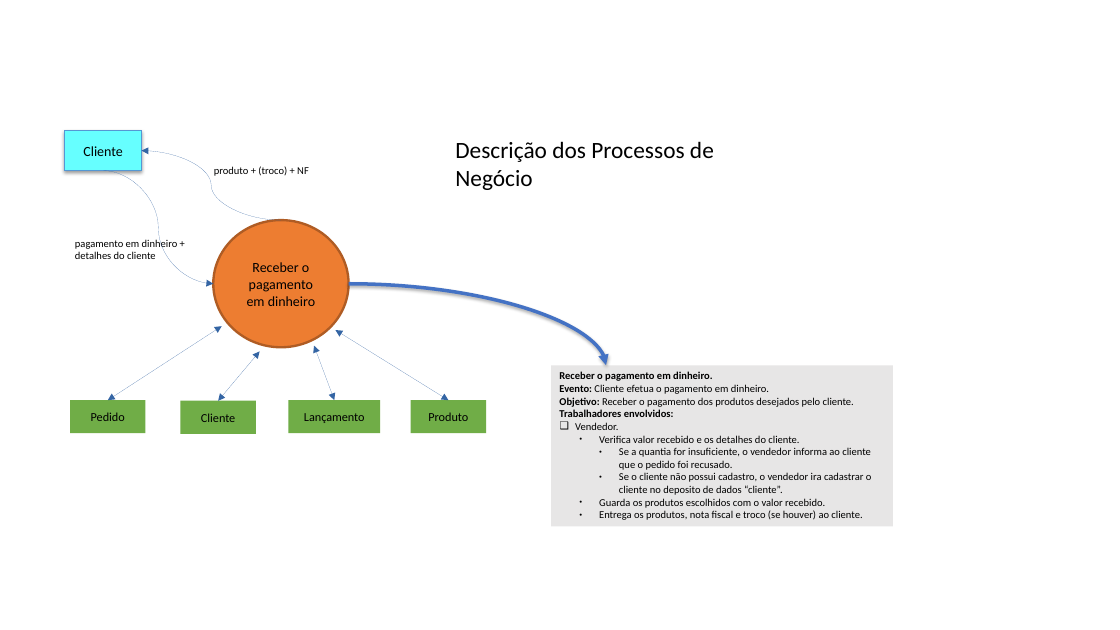
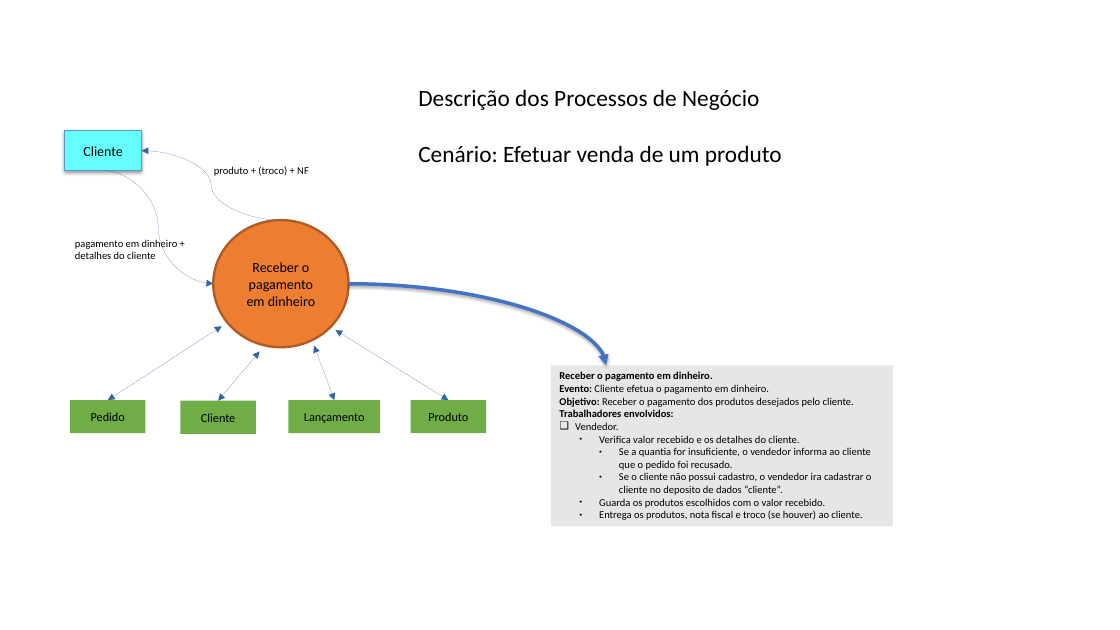
Before and after one commit to brendonimpacta/OPE_RequestSolved, a slide deck: slide 2 of 18. Descrição dos Processos de Negócio.pptx. Drawn at 1120x630 pixels with LibreOffice and Linux fonts; fonts in the diff are those of the drawing. Boxes give left, top, right and bottom in pixels: in the first picture for what was removed or moved away, otherwise in the second. Text is boxed around its words. In the diff, an @@ line names an element or a change of style, - is before the commit and + after.

```diff
--- a/18. Descrição dos Processos de Negócio.pptx
+++ b/18. Descrição dos Processos de Negócio.pptx
@@ text "Descrição dos Processos de Negócio" moved from (x1=455, y1=141, x2=714, y2=190) to (x1=418, y1=89, x2=782, y2=166) @@
@@ text at (x1=418, y1=145, x2=782, y2=166): paragraph added @@
+Cenário: Efetuar venda de um produto
```
Also in this commit, not shown: 3 other slides changed.
